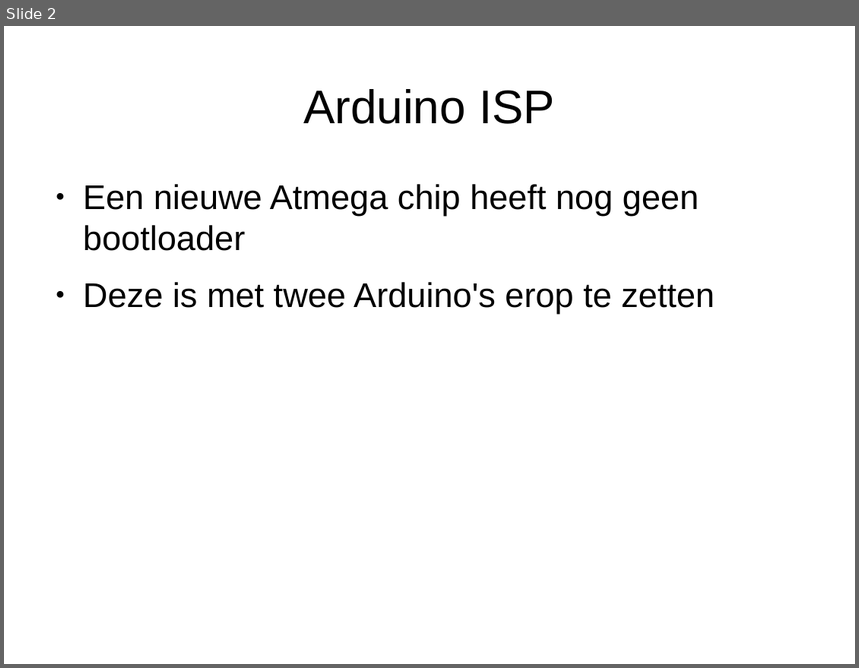
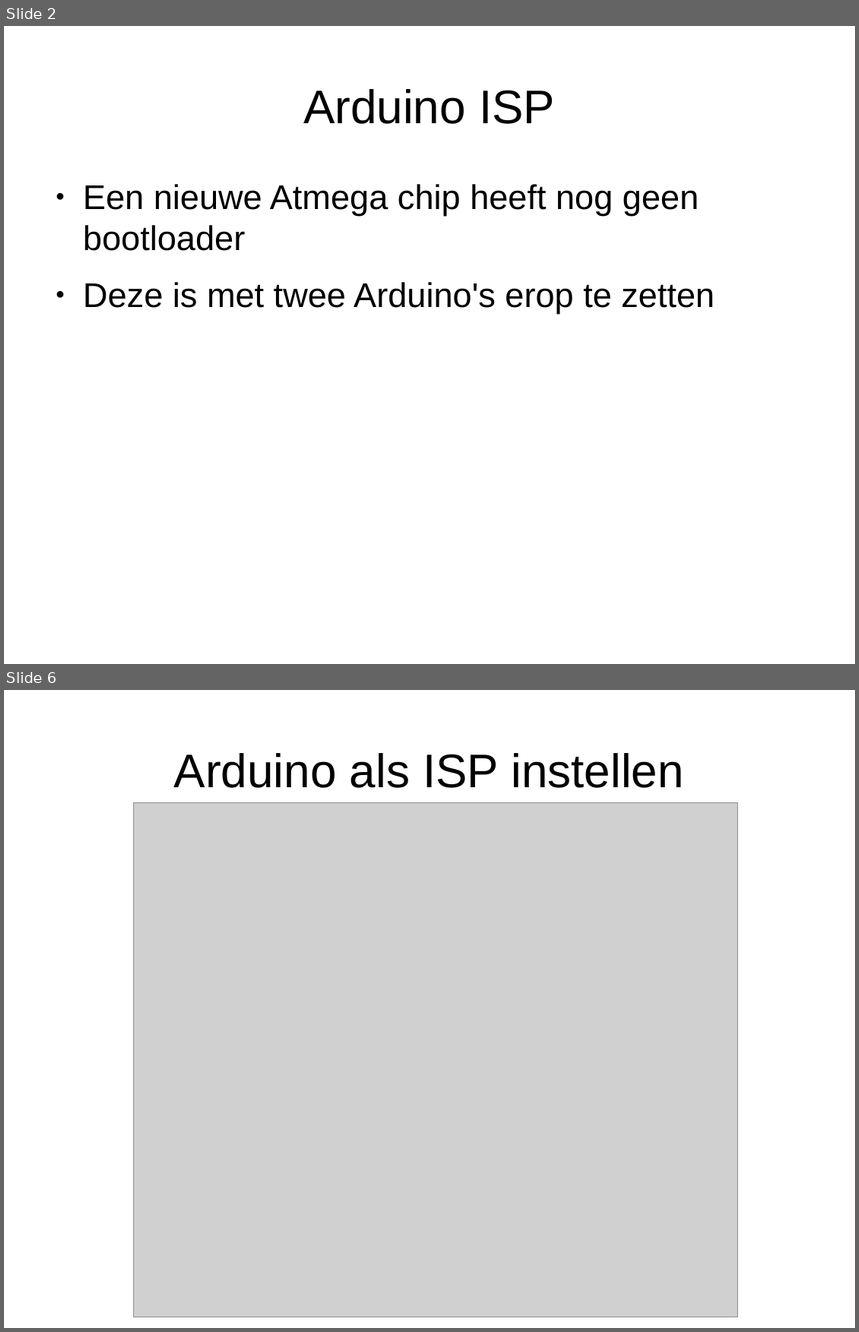
Before and after one commit to djog/arduino_cursus, a slide deck: Raw/ArduinoIsp.odp. Shown one above the other, each under a label of ours: slide 2 before the commit, slides 2 and 6 after it; the slides between them are not shown. The pictures are 859x668 and 859x1332 pixels, drawn with LibreOffice and Linux fonts; fonts in the diff are those of the drawing; grey boxes stand for pictures. Boxes give left, top, right and bottom in pixels: in the first picture for what was removed or moved away, otherwise in the second. Text is boxed around its words. In the diff, an @@ line names an element or a change of style, - is before the commit and + after.

Commit message:
Improved ArduinoISP presentation

```diff
--- a/Raw/ArduinoIsp.odp
+++ b/Raw/ArduinoIsp.odp
@@ slide 6 added at [4,690,855,1328], background #FFFFFF @@
@@ title added at [174,753,684,788], 44 pt, text #000000 @@
+Arduino als ISP instellen
@@ picture added at [134,802,738,1317] @@
```
Also in this commit, not shown: 1 slide changed, 4 other slides added, 1 slide removed, 6 other files.
